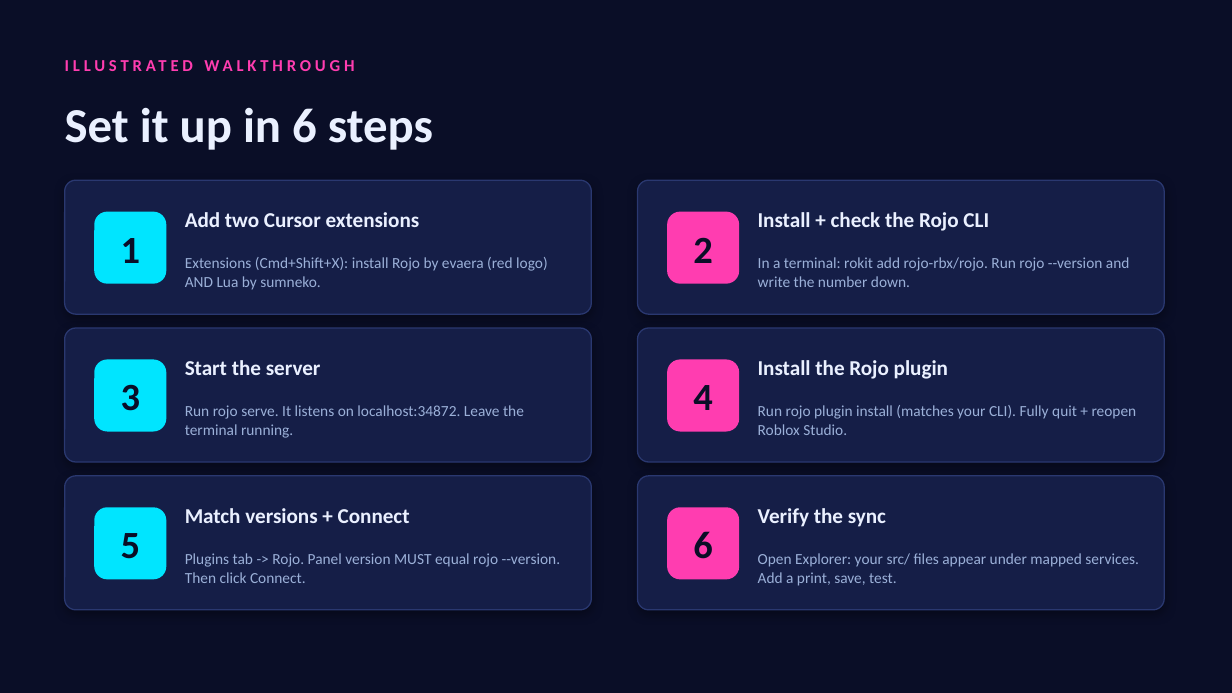
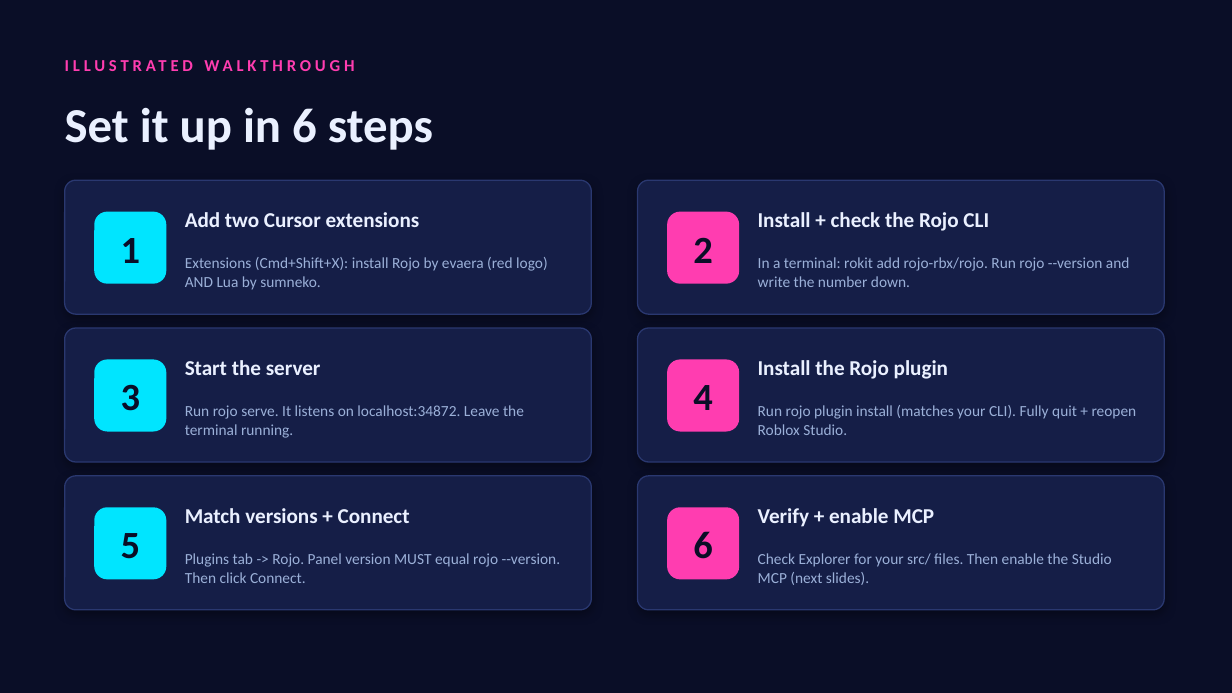
Before and after one commit to charlesb777/roblox_dev, a slide deck: slide 5 of Roblox-Dev-Rig-Setup.pptx. Drawn at 1232x693 pixels with LibreOffice and Linux fonts; fonts in the diff are those of the drawing. Boxes give left, top, right and bottom in pixels: in the first picture for what was removed or moved away, otherwise in the second. Text is boxed around its words. In the diff, an @@ line names an element or a change of style, - is before the commit and + after.

```diff
--- a/Roblox-Dev-Rig-Setup.pptx
+++ b/Roblox-Dev-Rig-Setup.pptx
@@ text at [758, 508, 934, 527]: text changed @@
-Verify the sync
+Verify + enable MCP
@@ text at [758, 553, 1112, 585]: text changed @@
-Open Explorer: your src/ files appear under mapped services. Add a print, save, test.
+Check Explorer for your src/ files. Then enable the Studio MCP (next slides).
```
Also in this commit, not shown: 5 other slides changed, 3 slides added, 2 slides removed, 11 other files.
